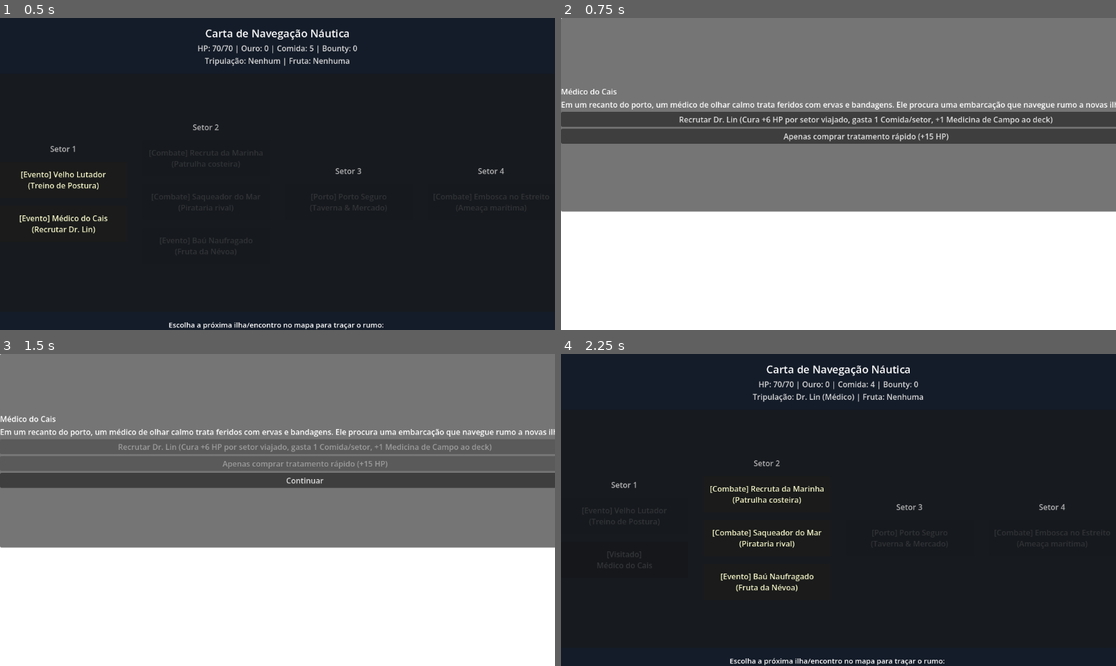
Above: before the commit, frames 1-4 (two rows, left to right).
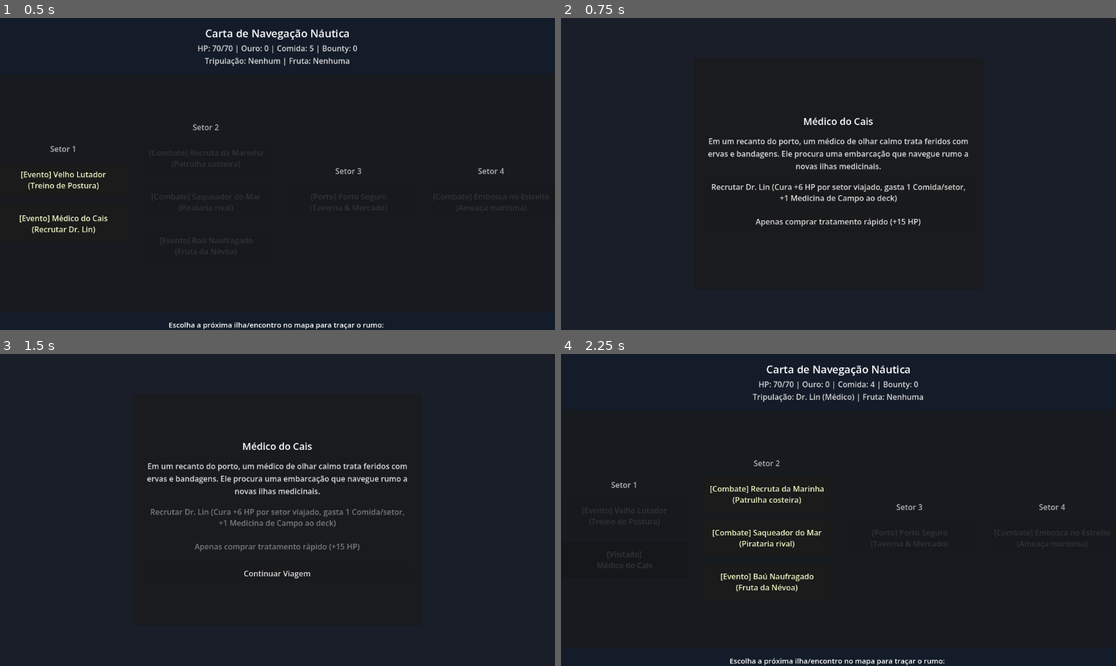
Above: after the commit, the same moments.

Repository: diogoasp/grand-voyage-deckbuilder
Game: Godot game, scene res://scenes/Main.tscn
Same seed, same stepped clock (60 frames per second), same inputs: the game is played once before the commit and once after it.
Inputs:
- Up to frame 1 (0.5 s): no input
- Up to frame 2 (0.75 s): click "[Evento] Médico do Cais (Recr…" at 0.5 s
- Up to frame 3 (1.5 s): click "Recrutar Dr. Lin (Cura +6 HP …" at 1.25 s
- Up to frame 4 (2.25 s): click "Continuar" (after the commit: "Continuar Viagem") at 2 s

Frame 1 is identical in both runs. In frame 2, 100% of the frame differs, in the area x 0-100%, y 0-100%; in frame 3, 99%; in frame 4, nothing differs.

Commit message:
Fix event templates

Diff:
--- a/scenes/city/CityScene.tscn
+++ b/scenes/city/CityScene.tscn
@@ -27,59 +27,70 @@
 anchor_top = 0.5
 anchor_right = 0.5
 anchor_bottom = 0.5
-offset_left = -250.0
-offset_top = -220.0
-offset_right = 250.0
-offset_bottom = 220.0
+offset_left = -280.0
+offset_top = -240.0
+offset_right = 280.0
+offset_bottom = 240.0
 grow_horizontal = 2
 grow_vertical = 2
 
-[node name="CityVBox" type="VBoxContainer" parent="CityPanel"]
+[node name="Margin" type="MarginContainer" parent="CityPanel"]
 layout_mode = 2
-theme_override_constants/separation = 12
+theme_override_constants/margin_left = 24
+theme_override_constants/margin_top = 24
+theme_override_constants/margin_right = 24
+theme_override_constants/margin_bottom = 24
+
+[node name="CityVBox" type="VBoxContainer" parent="CityPanel/Margin"]
+layout_mode = 2
+theme_override_constants/separation = 14
 alignment = 1
 
-[node name="TitleLabel" type="Label" parent="CityPanel/CityVBox"]
+[node name="TitleLabel" type="Label" parent="CityPanel/Margin/CityVBox"]
 layout_mode = 2
 theme_override_font_sizes/font_size = 20
 text = "Porto de Convalescença"
 horizontal_alignment = 1
 
-[node name="DescriptionLabel" type="Label" parent="CityPanel/CityVBox"]
+[node name="DescriptionLabel" type="Label" parent="CityPanel/Margin/CityVBox"]
 layout_mode = 2
 text = "O navio atraca em um porto seguro. A Marinha patrulha as águas próximas: há tempo para apenas uma ação antes de zarpar."
 horizontal_alignment = 1
 autowrap_mode = 2
 
-[node name="StatusLabel" type="Label" parent="CityPanel/CityVBox"]
+[node name="StatusLabel" type="Label" parent="CityPanel/Margin/CityVBox"]
 layout_mode = 2
 theme_override_colors/font_color = Color(0.85, 0.85, 0.85, 1)
 text = "HP: 70/70 | Ouro: 0 | Comida: 5"
 horizontal_alignment = 1
 
-[node name="FeedbackLabel" type="Label" parent="CityPanel/CityVBox"]
+[node name="FeedbackLabel" type="Label" parent="CityPanel/Margin/CityVBox"]
 layout_mode = 2
 theme_override_colors/font_color = Color(0.4, 0.9, 0.5, 1)
 text = ""
 horizontal_alignment = 1
 autowrap_mode = 2
 
-[node name="ActionsVBox" type="VBoxContainer" parent="CityPanel/CityVBox"]
+[node name="ActionsVBox" type="VBoxContainer" parent="CityPanel/Margin/CityVBox"]
 layout_mode = 2
-theme_override_constants/separation = 8
+theme_override_constants/separation = 10
 
-[node name="RestButton" type="Button" parent="CityPanel/CityVBox/ActionsVBox"]
+[node name="RestButton" type="Button" parent="CityPanel/Margin/CityVBox/ActionsVBox"]
 layout_mode = 2
+custom_minimum_size = Vector2(0, 42)
 text = "Descansar na Taverna (Recupera 20 HP)"
 
-[node name="TrainButton" type="Button" parent="CityPanel/CityVBox/ActionsVBox"]
+[node name="TrainButton" type="Button" parent="CityPanel/Margin/CityVBox/ActionsVBox"]
 layout_mode = 2
+custom_minimum_size = Vector2(0, 42)
 text = "Treinar Técnicas (Custa 15 Ouro -> +1 Golpe Básico)"
 
-[node name="SuppliesButton" type="Button" parent="CityPanel/CityVBox/ActionsVBox"]
+[node name="SuppliesButton" type="Button" parent="CityPanel/Margin/CityVBox/ActionsVBox"]
 layout_mode = 2
+custom_minimum_size = Vector2(0, 42)
 text = "Comprar Provisões (Custa 10 Ouro -> +3 Comida)"
 
-[node name="DepartButton" type="Button" parent="CityPanel/CityVBox"]
+[node name="DepartButton" type="Button" parent="CityPanel/Margin/CityVBox"]
 layout_mode = 2
+custom_minimum_size = Vector2(0, 42)
 text = "Zarpar"
--- a/scenes/events/EventScene.tscn
+++ b/scenes/events/EventScene.tscn
@@ -7,35 +7,63 @@
 anchors_preset = 15
 anchor_right = 1.0
 anchor_bottom = 1.0
-offset_right = 118.0
-offset_bottom = 72.0
 grow_horizontal = 2
 grow_vertical = 2
 script = ExtResource("1_snngf")
 
 [node name="Background" type="ColorRect" parent="." unique_id=1194738318]
-layout_mode = 0
-offset_right = 1270.0
-offset_bottom = 720.0
+layout_mode = 1
+anchors_preset = 15
+anchor_right = 1.0
+anchor_bottom = 1.0
+grow_horizontal = 2
+grow_vertical = 2
+color = Color(0.1, 0.12, 0.16, 1)
 
 [node name="EventPanel" type="PanelContainer" parent="." unique_id=1403964442]
-layout_mode = 0
-offset_right = 411.0
-offset_bottom = 402.0
+layout_mode = 1
+anchors_preset = 8
+anchor_left = 0.5
+anchor_top = 0.5
+anchor_right = 0.5
+anchor_bottom = 0.5
+offset_left = -300.0
+offset_top = -240.0
+offset_right = 300.0
+offset_bottom = 240.0
+grow_horizontal = 2
+grow_vertical = 2
 
-[node name="EventVBox" type="VBoxContainer" parent="EventPanel" unique_id=394915202]
+[node name="Margin" type="MarginContainer" parent="EventPanel"]
 layout_mode = 2
+theme_override_constants/margin_left = 24
+theme_override_constants/margin_top = 24
+theme_override_constants/margin_right = 24
+theme_override_constants/margin_bottom = 24
+
+[node name="EventVBox" type="VBoxContainer" parent="EventPanel/Margin" unique_id=394915202]
+layout_mode = 2
+theme_override_constants/separation = 16
 alignment = 1
 
-[node name="TitleLabel" type="Label" parent="EventPanel/EventVBox" unique_id=804816673]
+[node name="TitleLabel" type="Label" parent="EventPanel/Margin/EventVBox" unique_id=804816673]
 layout_mode = 2
+theme_override_font_sizes/font_size = 20
+text = "Título do Evento"
+horizontal_alignment = 1
 
-[node name="BodyLabel" type="Label" parent="EventPanel/EventVBox" unique_id=1282740428]
+[node name="BodyLabel" type="Label" parent="EventPanel/Margin/EventVBox" unique_id=1282740428]
 layout_mode = 2
+theme_override_colors/font_color = Color(0.85, 0.85, 0.85, 1)
+text = "Texto do evento descrevendo a situação náutica."
+horizontal_alignment = 1
+autowrap_mode = 2
 
-[node name="ChoicesVBox" type="VBoxContainer" parent="EventPanel/EventVBox" unique_id=878656269]
+[node name="ChoicesVBox" type="VBoxContainer" parent="EventPanel/Margin/EventVBox" unique_id=878656269]
 layout_mode = 2
+theme_override_constants/separation = 10
 
-[node name="ContinueButton" type="Button" parent="EventPanel/EventVBox" unique_id=2080844723]
+[node name="ContinueButton" type="Button" parent="EventPanel/Margin/EventVBox" unique_id=2080844723]
+visible = false
 layout_mode = 2
-text = "Continuar"
+text = "Continuar Viagem"
--- a/scenes/events/event_scene.gd
+++ b/scenes/events/event_scene.gd
@@ -2,10 +2,10 @@
 
 signal continue_requested
 
-@onready var title_label: Label = $EventPanel/EventVBox/TitleLabel
-@onready var body_label: Label = $EventPanel/EventVBox/BodyLabel
-@onready var choices_vbox: VBoxContainer = $EventPanel/EventVBox/ChoicesVBox
-@onready var continue_button: Button = $EventPanel/EventVBox/ContinueButton
+@onready var title_label: Label = $EventPanel/Margin/EventVBox/TitleLabel
+@onready var body_label: Label = $EventPanel/Margin/EventVBox/BodyLabel
+@onready var choices_vbox: VBoxContainer = $EventPanel/Margin/EventVBox/ChoicesVBox
+@onready var continue_button: Button = $EventPanel/Margin/EventVBox/ContinueButton
 
 var current_event_id: String = "old_port_trainer"
 var current_event_data: Dictionary = {}
@@ -47,6 +47,8 @@
 		var choice: Dictionary = choices[i]
 		var button := Button.new()
 		button.text = str(choice.get("label", "Escolha"))
+		button.autowrap_mode = TextServer.AUTOWRAP_WORD_SMART
+		button.custom_minimum_size = Vector2(0, 48)
 		button.pressed.connect(_on_choice_pressed.bind(choice))
 		choices_vbox.add_child(button)
 
--- a/scripts/city/city_scene.gd
+++ b/scripts/city/city_scene.gd
@@ -2,15 +2,15 @@
 
 signal depart_requested
 
-@onready var title_label: Label = $CityPanel/CityVBox/TitleLabel
-@onready var description_label: Label = $CityPanel/CityVBox/DescriptionLabel
-@onready var status_label: Label = $CityPanel/CityVBox/StatusLabel
-@onready var feedback_label: Label = $CityPanel/CityVBox/FeedbackLabel
+@onready var title_label: Label = $CityPanel/Margin/CityVBox/TitleLabel
+@onready var description_label: Label = $CityPanel/Margin/CityVBox/DescriptionLabel
+@onready var status_label: Label = $CityPanel/Margin/CityVBox/StatusLabel
+@onready var feedback_label: Label = $CityPanel/Margin/CityVBox/FeedbackLabel
 
-@onready var rest_button: Button = $CityPanel/CityVBox/ActionsVBox/RestButton
-@onready var train_button: Button = $CityPanel/CityVBox/ActionsVBox/TrainButton
-@onready var supplies_button: Button = $CityPanel/CityVBox/ActionsVBox/SuppliesButton
-@onready var depart_button: Button = $CityPanel/CityVBox/DepartButton
+@onready var rest_button: Button = $CityPanel/Margin/CityVBox/ActionsVBox/RestButton
+@onready var train_button: Button = $CityPanel/Margin/CityVBox/ActionsVBox/TrainButton
+@onready var supplies_button: Button = $CityPanel/Margin/CityVBox/ActionsVBox/SuppliesButton
+@onready var depart_button: Button = $CityPanel/Margin/CityVBox/DepartButton
 
 var action_taken: bool = false
 
